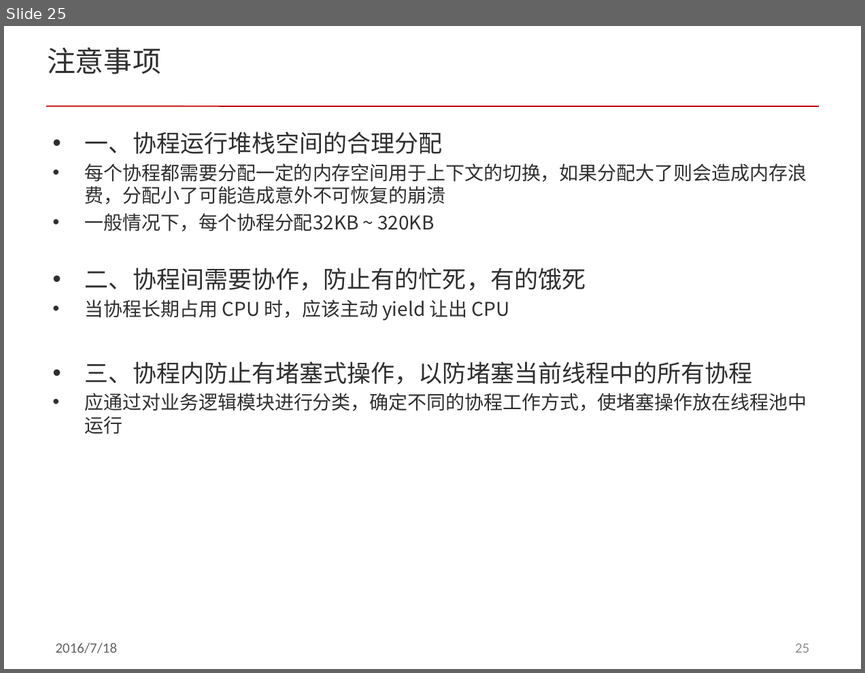
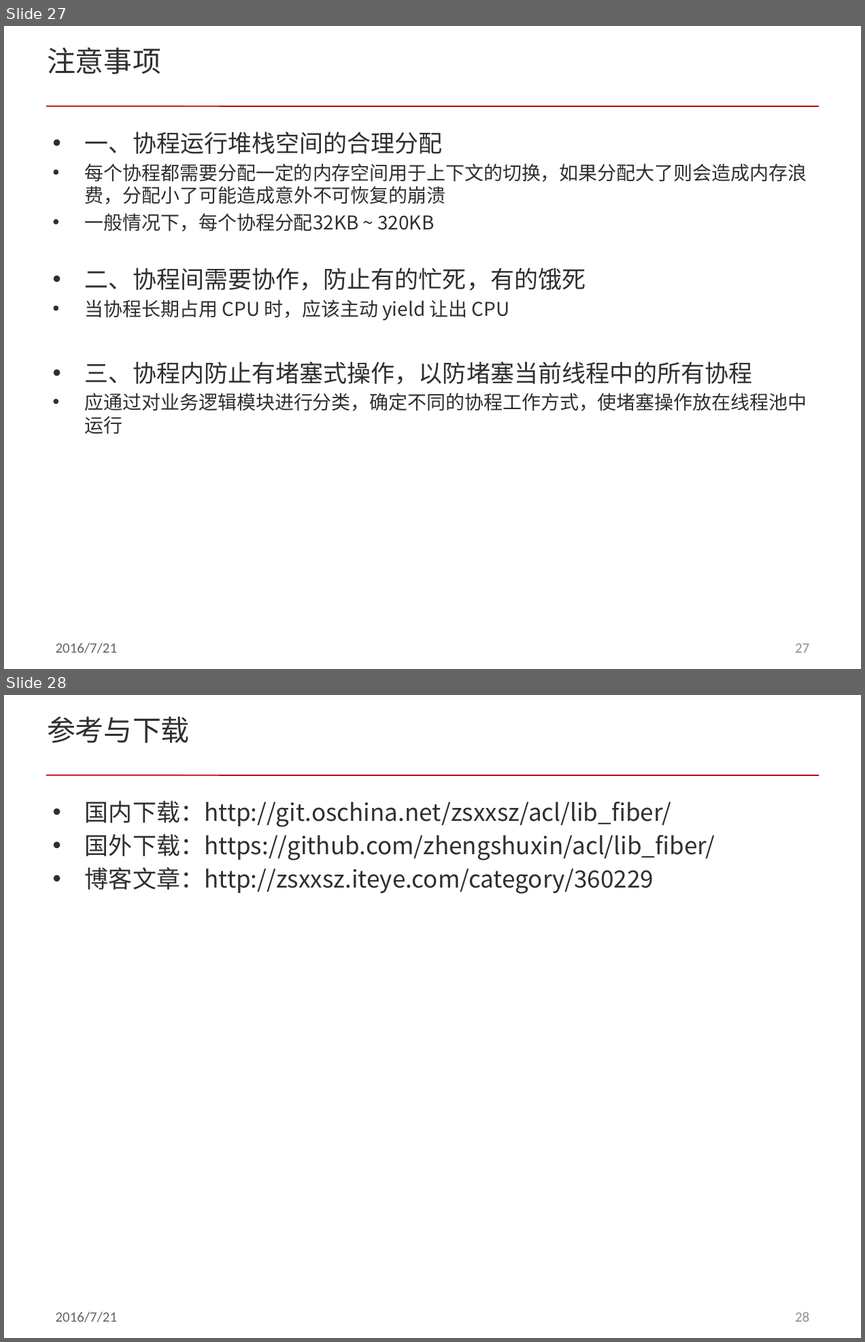
Before and after one commit to cnsuhao/developkit-acl, a slide deck: doc/acl_fiber.pptx. Shown one above the other, each under a label of ours: slide 25 before the commit, slides 27 and 28 after it. The pictures are 865x673 and 865x1342 pixels, drawn with LibreOffice and Linux fonts; fonts in the diff are those of the drawing; background and template pictures are left out. Boxes give left, top, right and bottom in pixels: in the first picture for what was removed or moved away, otherwise in the second. Text is boxed around its words. In the diff, an @@ line names an element or a change of style, - is before the commit and + after.

```diff
--- a/doc/acl_fiber.pptx
+++ b/doc/acl_fiber.pptx
@@ slide 28 added at <box>4,695,861,1338</box>, background #FFFFFF; not listed: 3 template elements that a slide beside it also shows @@
@@ title added at <box>47,716,190,743</box>, 24 pt, text #303030 @@
+参考与下载
@@ text added at <box>85,800,715,894</box>, 20 pt, text #303030 @@
+• 国内下载：http://git.oschina.net/zsxxsz/acl/lib_fiber/
+• 国外下载：https://github.com/zhengshuxin/acl/lib_fiber/
+• 博客文章：http://zsxxsz.iteye.com/category/360229
@@ what was slide 25 is now slide 27 @@
@@ slide 27 changed as well @@
@@ text at <box>56,642,118,653</box>: text changed @@
-2016/7/18
+2016/7/21
@@ page number at <box>795,643,809,652</box>: text changed @@
-25
+27
```
Also in this commit, not shown: 24 other slides changed, 3 other slides added, 1 slide removed, 13 other files.
